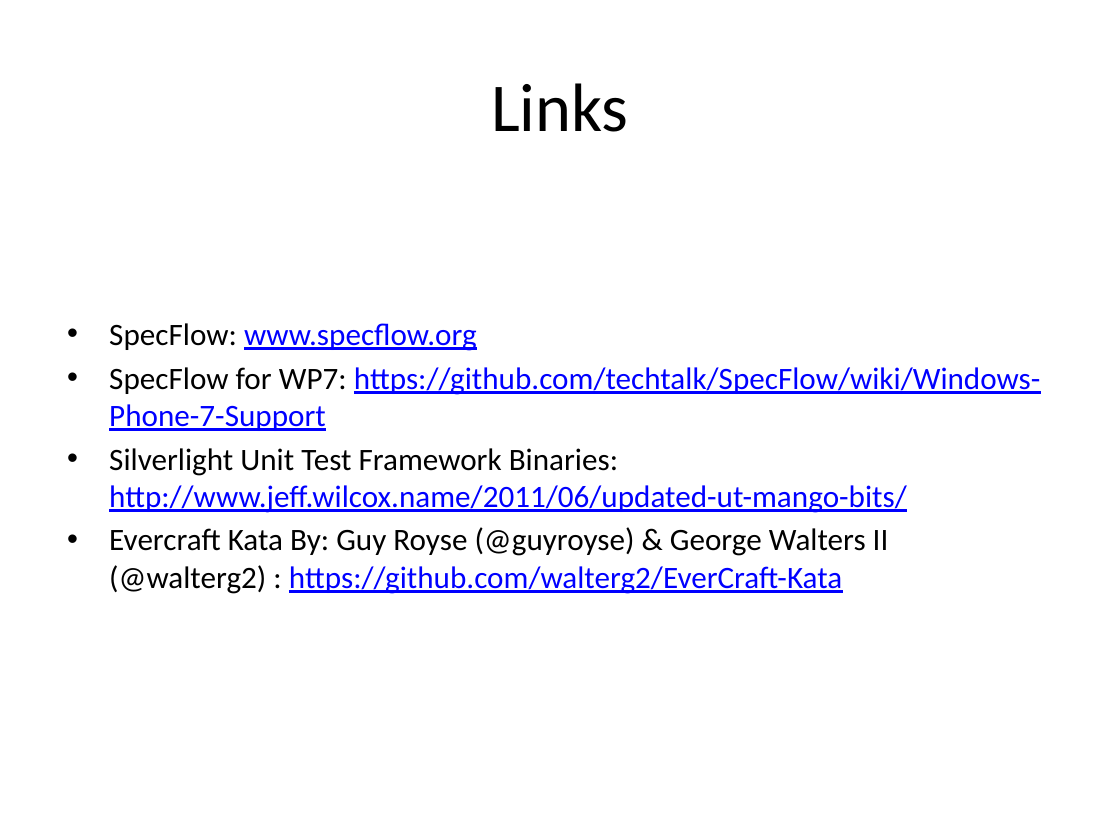
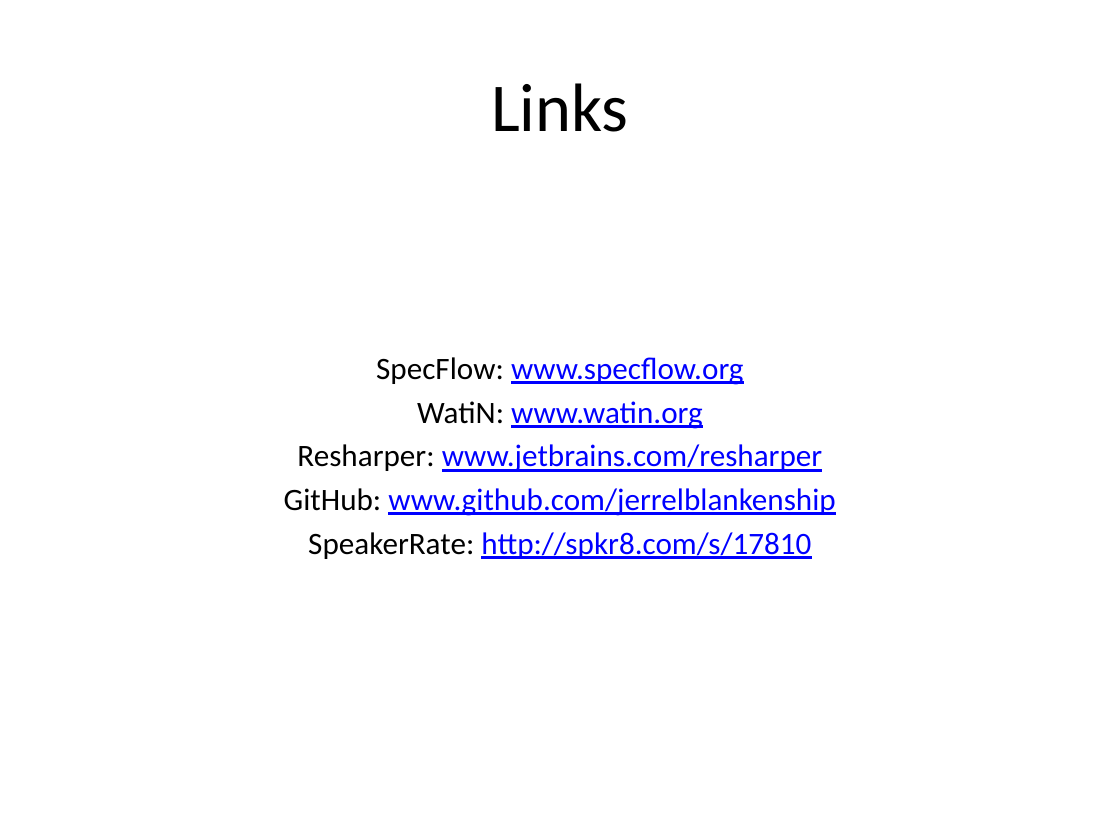
Before and after one commit to jerrelblankenship/Presentations, a slide deck: slide 12 of ColumbusCodeCamp2012/Slides/BDDWebApp.pptx. Drawn at 1120x840 pixels with LibreOffice and Linux fonts; fonts in the diff are those of the drawing. Boxes give left, top, right and bottom in pixels: in the first picture for what was removed or moved away, otherwise in the second. Text is boxed around its words. In the diff, an @@ line names an element or a change of style, - is before the commit and + after.

```diff
--- a/ColumbusCodeCamp2012/Slides/BDDWebApp.pptx
+++ b/ColumbusCodeCamp2012/Slides/BDDWebApp.pptx
@@ text at (x1=376, y1=357, x2=744, y2=385): alignment left to centre; bullet • to none @@
@@ text at (x1=284, y1=401, x2=835, y2=559): text changed @@
-• SpecFlow for WP7: https://github.com/techtalk/SpecFlow/wiki/Windows-Phone-7-Support
-• Silverlight Unit Test Framework Binaries: http://www.jeff.wilcox.name/2011/06/updated-ut-mango-bits/
-• Evercraft Kata By: Guy Royse (@guyroyse) & George Walters II (@walterg2) : https://github.com/walterg2/EverCraft-Kata
+WatiN: www.watin.org
+Resharper: www.jetbrains.com/resharper
+GitHub: www.github.com/jerrelblankenship
+SpeakerRate: http://spkr8.com/s/17810
```
Also in this commit, not shown: 4 other slides changed, 1 slide added, 1 slide removed.
